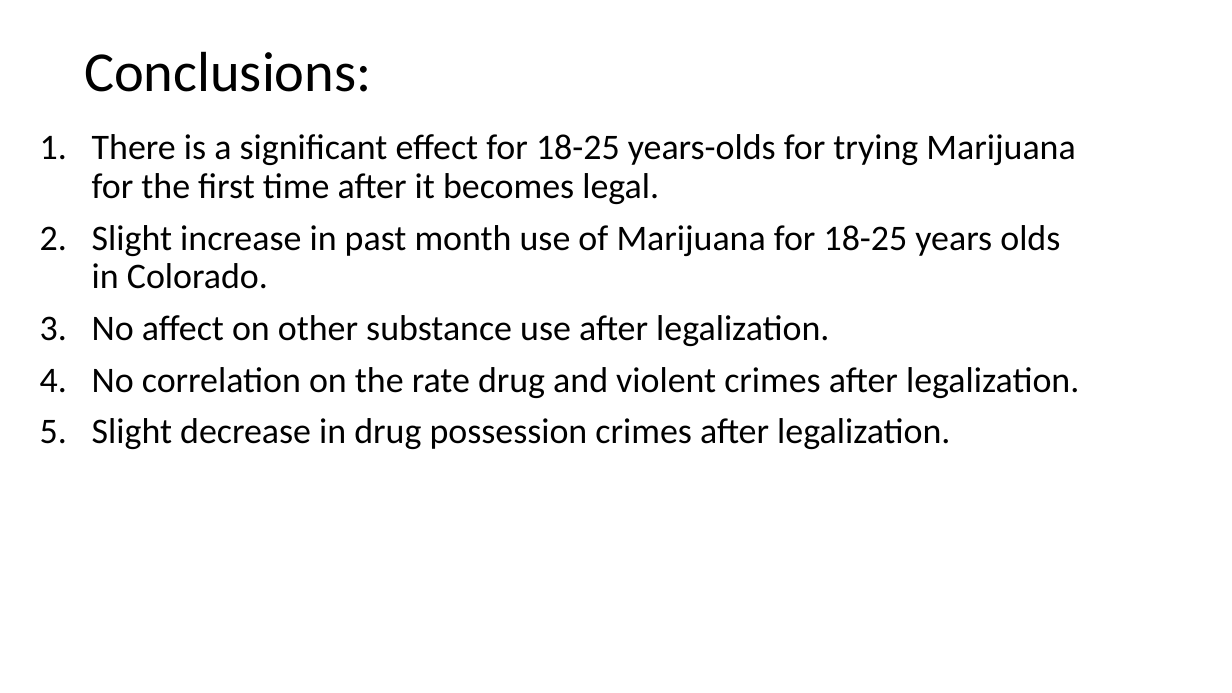
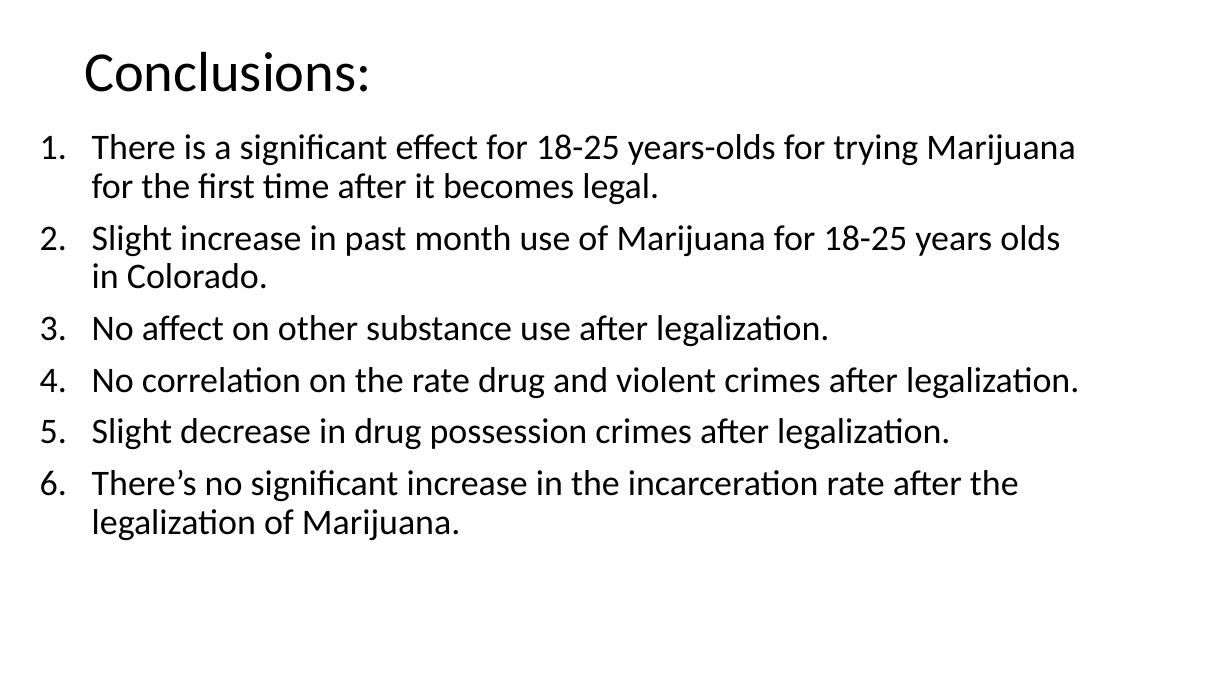
Before and after one commit to zdsteele/Project_1, a slide deck: slide 15 of Outline.pptx. Drawn at 1232x693 pixels with LibreOffice and Linux fonts; fonts in the diff are those of the drawing. Boxes give left, top, right and bottom in pixels: in the first picture for what was removed or moved away, otherwise in the second. Text is boxed around its words. In the diff, an @@ line names an element or a change of style, - is before the commit and + after.

```diff
--- a/Outline.pptx
+++ b/Outline.pptx
@@ text at [92, 470, 1019, 540]: paragraph added @@
+6. There’s no significant increase in the incarceration rate after the legalization of Marijuana.
```
Also in this commit, not shown: 2 slides added, 2 slides removed, 5 other files.
